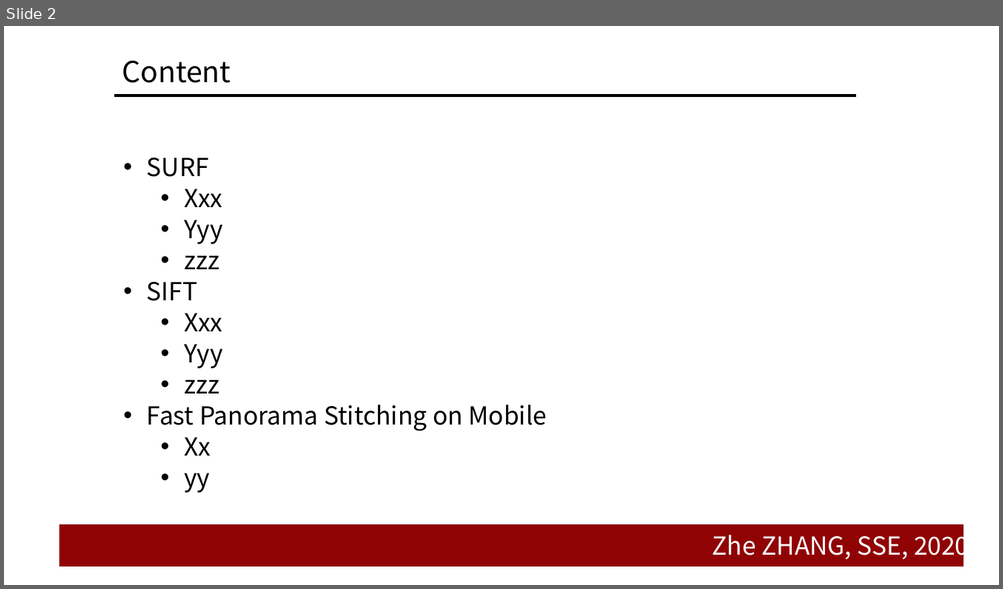
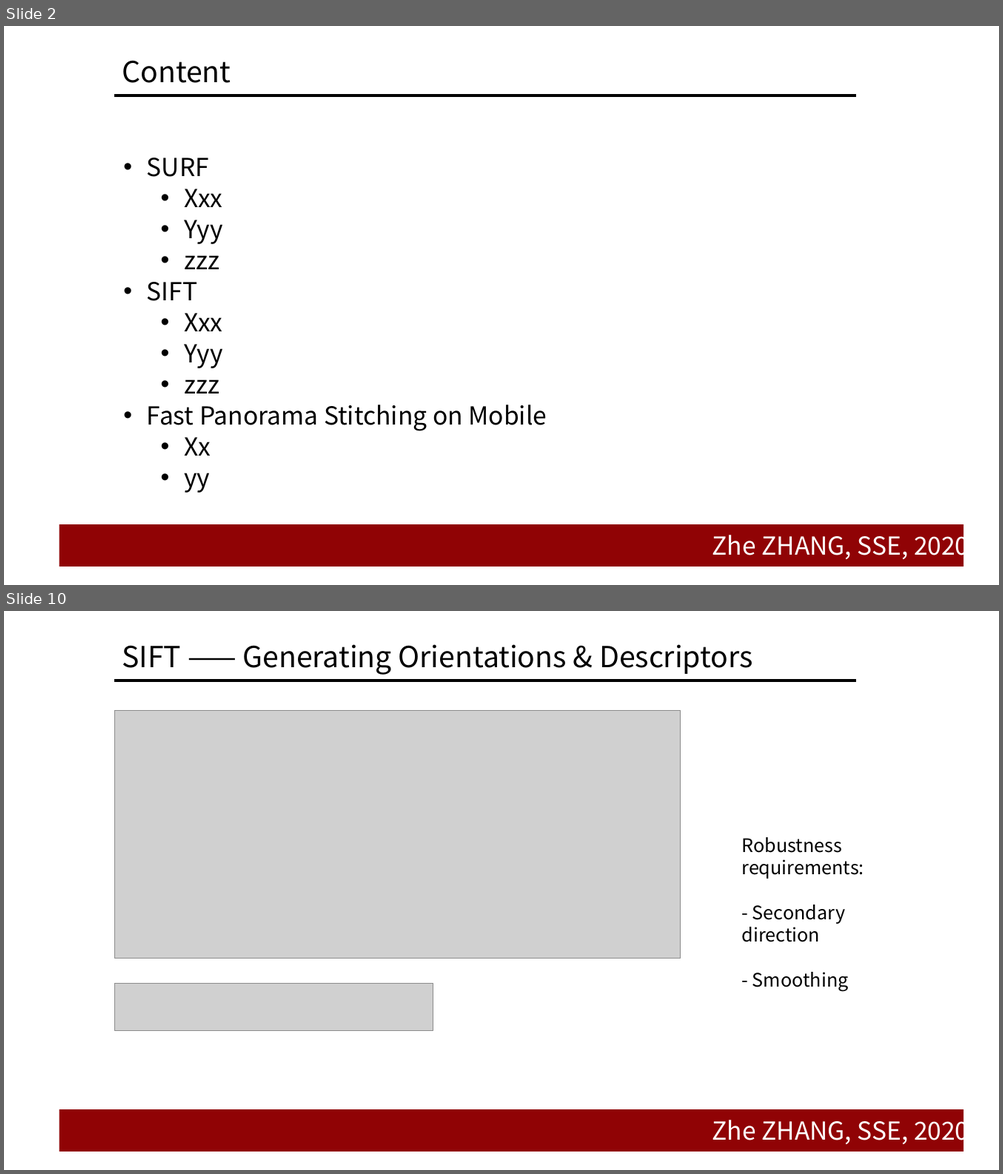
Before and after one commit to doubleZ0108/Panorama-Stitching, a slide deck: Panorama-Stitching-base-on-SIFT/pre/SIFT.pptx. Shown one above the other, each under a label of ours: slide 2 before the commit, slides 2 and 10 after it; the slides between them are not shown. The pictures are 1003x589 and 1003x1174 pixels, drawn with LibreOffice and Linux fonts; fonts in the diff are those of the drawing; grey boxes stand for pictures; background and template pictures are left out. Boxes give left, top, right and bottom in pixels: in the first picture for what was removed or moved away, otherwise in the second. Text is boxed around its words. In the diff, an @@ line names an element or a change of style, - is before the commit and + after.

```diff
--- a/Panorama-Stitching-base-on-SIFT/pre/SIFT.pptx
+++ b/Panorama-Stitching-base-on-SIFT/pre/SIFT.pptx
@@ slide 10 added at [4,611,999,1170], background #FFFFFF; not listed: 3 template elements that a slide beside it also shows @@
@@ title added at [122,644,753,675], 28 pt, text #000000 @@
+SIFT —— Generating Orientations & Descriptors
@@ picture added at [114,710,680,958] @@
@@ text added at [742,837,864,991], 18 pt, text #000000 @@
+Robustness requirements:
+- Secondary direction
+- Smoothing
@@ picture added at [114,983,432,1031] @@
```
Also in this commit, not shown: 9 other slides added, 9 slides removed.
